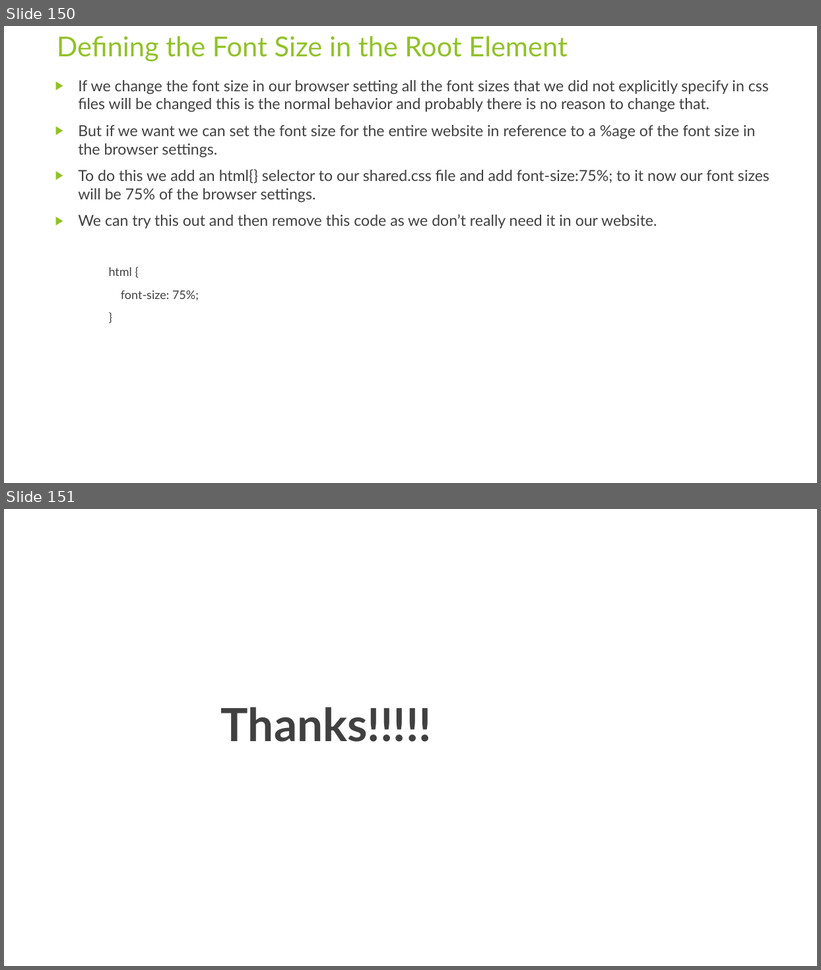
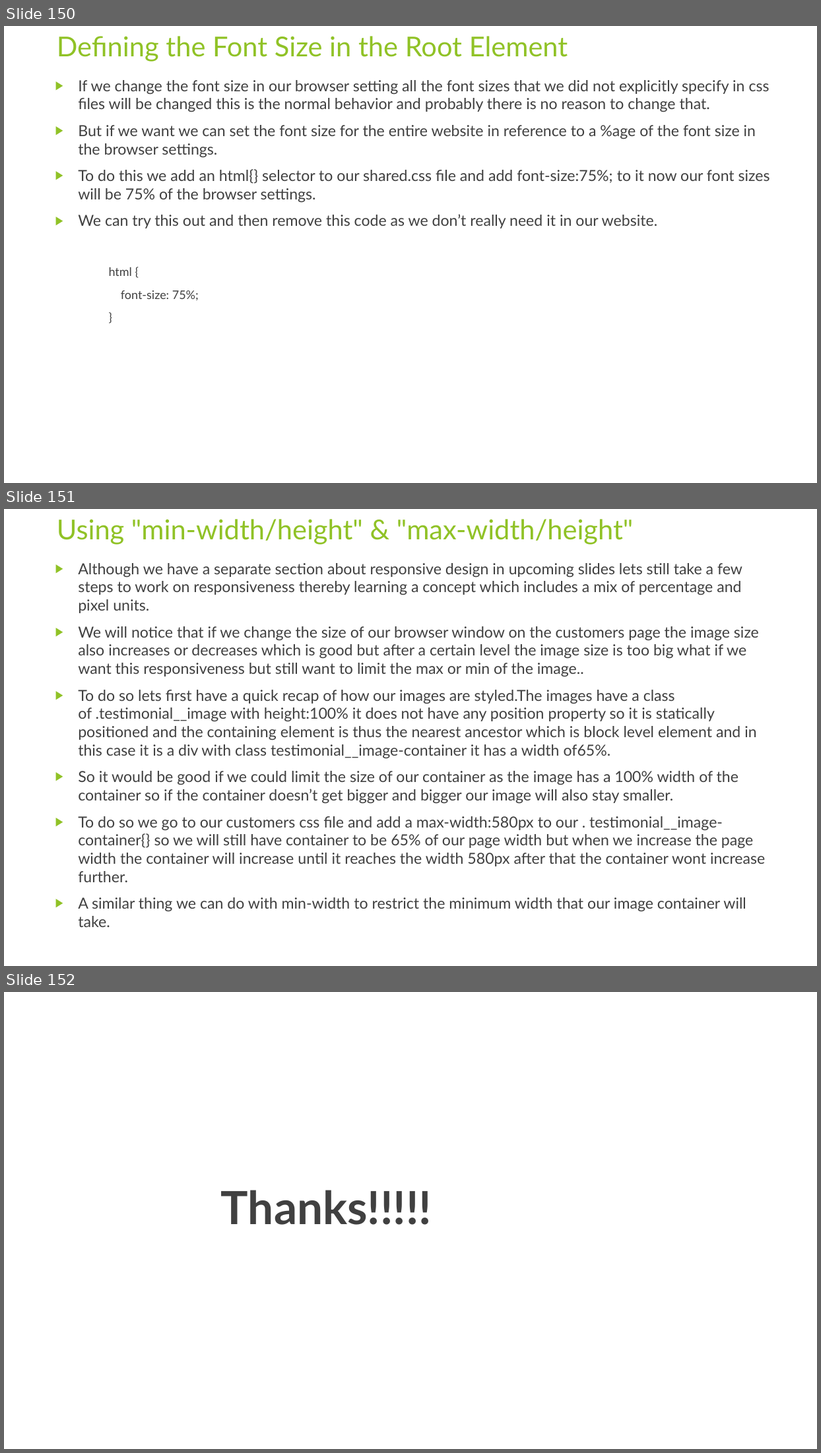
Before and after one commit to rudhrainfogain/CSS, a slide deck: PPT/Css-v8.pptx. Shown one above the other, each under a label of ours: slides 150 and 151 before the commit, slides 150, 151 and 152 after it. The pictures are 821x970 and 821x1453 pixels, drawn with LibreOffice and Linux fonts; fonts in the diff are those of the drawing. Boxes give left, top, right and bottom in pixels: in the first picture for what was removed or moved away, otherwise in the second. Text is boxed around its words. In the diff, an @@ line names an element or a change of style, - is before the commit and + after.

Commit message:
minMaxWidthHeight

```diff
--- a/PPT/Css-v8.pptx
+++ b/PPT/Css-v8.pptx
@@ slide 151 added at <box>4,509,817,966</box>, background #FFFFFF @@
@@ title added at <box>57,519,633,545</box>, 32.4 pt, text #90C226 @@
+Using "min-width/height" & "max-width/height"
@@ text added at <box>78,563,765,927</box>, 18 pt, text #404040 @@
+▶ Although we have a separate section about responsive design in upcoming slides lets still take a few steps to work on responsiveness thereby learning a concept which includes a mix of percentage and pixel units.
+▶ We will notice that if we change the size of our browser window on the customers page the image size also increases or decreases which is good but after a certain level the image size is too big what if we want this responsiveness but still want to limit the max or min of the image..
+▶ To do so lets first have a quick recap of how our images are styled.The images have a class of .testimonial__image with height:100% it does not have any position property so it is statically positioned and the containing element is thus the nearest ancestor which is block level element and in this case it is a div with class testimonial__image-container it has a width of65%.
+▶ So it would be good if we could limit the size of our container as the image has a 100% width of the container so if the container doesn’t get bigger and bigger our image will also stay smaller.
+▶ To do so we go to our customers css file and add a max-width:580px to our . testimonial__image-container{} so we will still have container to be 65% of our page width but when we increase the page width the container will increase until it reaches the width 580px after that the container wont increase further.
+▶ A similar thing we can do with min-width to restrict the minimum width that our image container will take.
@@ what was slide 151 is now slide 152 @@
```
Also in this commit, not shown: 1 other file.
